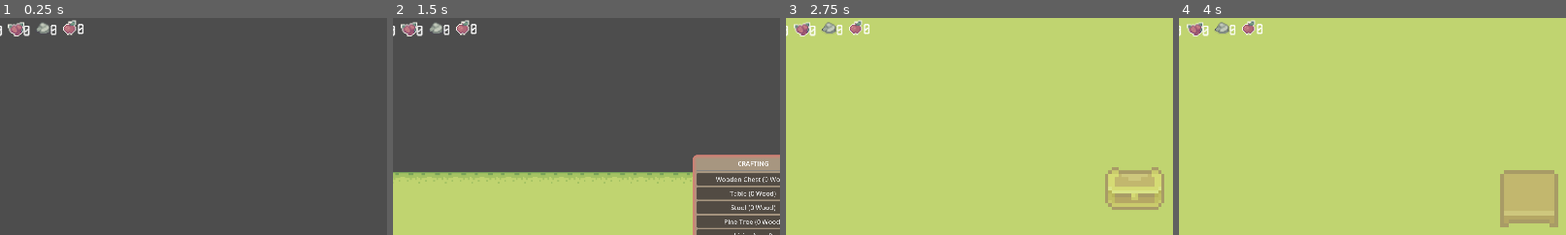
Above: before the commit, frames 1-4 (left to right).
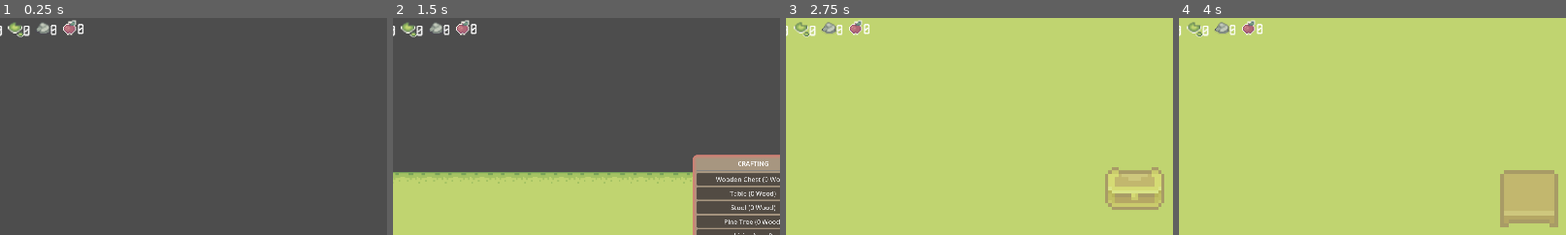
Above: after the commit, the same moments.

Repository: Cibelette/idydlle-New
Game: Godot game, scene res://Scenes/game.tscn
Same seed, same stepped clock (60 frames per second), same inputs: the game is played once before the commit and once after it.
Inputs (mouse positions are % of the whole screen's width and height, from its top left):
- Up to frame 1 (0.25 s): no input
- Up to frame 2 (1.5 s): tap Enter at 0.5 s; move the mouse to (72, 45) at 0.52 s; hold D (move_right) 0.53-1.28 s; hold C (toggle_crafting) 0.53-1.28 s; click (72, 45) at 0.67 s; move the mouse to (30, 55) at 1.27 s; hold S (move_down) from 1.28 s (still down); tap Mouse wheel up (zoom_in) at 1.35 s
- Up to frame 3 (2.75 s): release S (move_down) at 2 s; click "Wooden Chest (0 Wood)" at 2 s
- Up to frame 4 (4 s): click "Craft Menu (C)" at 2.75 s; click "Table (0 Wood)" at 3.5 s
The pictures show only the part of the screen within x 4-53%, y 0-50%; the shares and areas given below are measured in that part.

The runs differ from the first frame. In frame 1, 0.2% of the frame differs, in the area x 2-7%, y 1-9%; in frame 2, 0.2%; in frame 3, 0.2%; in frame 4, 0.2%.

Commit message:
added tween animation on notification + added leaf resource

Diff:
--- a/Ressources/Furnitures/Chest.tres
+++ b/Ressources/Furnitures/Chest.tres
@@ -47,4 +47,5 @@
 sprite_frames = SubResource("SpriteFrames_tnrkh")
 scale = 2.0
 bubble_texture = SubResource("AtlasTexture_gpyiv")
+bubble_offset = Vector2(0, -16)
 size = Vector2i(2, 1)
--- a/Ressources/Habitats/HabitatStool.tres
+++ b/Ressources/Habitats/HabitatStool.tres
@@ -1,19 +1,18 @@
 [gd_resource type="Resource" script_class="HabitatData" format=3 uid="uid://ciux1oxun18gv"]
 
 [ext_resource type="Script" uid="uid://bkuhhp5f81uqc" path="res://Scripts/Habitats/HabitatData.gd" id="1_ijabl"]
-[ext_resource type="Resource" uid="uid://dkca2tpu0yrm2" path="res://Ressources/Creatures/Cat.tres" id="1_ki07t"]
+[ext_resource type="Resource" uid="uid://dil8w8qd3k0fv" path="res://Ressources/Creatures/Chicken.tres" id="1_jur3e"]
 [ext_resource type="PackedScene" uid="uid://02fm25c7lmj4" path="res://Scenes/Creature.tscn" id="2_jur3e"]
-[ext_resource type="Script" path="res://Scripts/Habitats/RecipeItem.gd" id="3_recipeitem"]
+[ext_resource type="Script" uid="uid://whnko2ecmjpy" path="res://Scripts/Habitats/RecipeItem.gd" id="3_recipeitem"]
 
 [sub_resource type="Resource" id="Resource_stool"]
 script = ExtResource("3_recipeitem")
 furniture_type = 3
-amount = 1
 
 [resource]
 script = ExtResource("1_ijabl")
 habitat_name = "Stool"
 recipe_items = Array[ExtResource("3_recipeitem")]([SubResource("Resource_stool")])
 creature_scene = ExtResource("2_jur3e")
-creature_data = ExtResource("1_ki07t")
+creature_data = ExtResource("1_jur3e")
 metadata/_custom_type_script = "uid://bkuhhp5f81uqc"
--- a/Ressources/Items/BerryVisual.tres
+++ b/Ressources/Items/BerryVisual.tres
@@ -10,6 +10,6 @@
 [resource]
 script = ExtResource("1_8wwwn")
 name = "Berries"
-type = 3
+type = 4
 cost = 5
 sprite = SubResource("AtlasTexture_berry")
--- /dev/null
+++ b/Ressources/Items/LeafVisual.tres
@@ -0,0 +1,15 @@
+[gd_resource type="Resource" script_class="ResourceVisualData" format=3 uid="uid://2kyrh07dpbgv"]
+
+[ext_resource type="Script" uid="uid://bojic1is5b2ho" path="res://Scripts/Items/ResourceVisualData.gd" id="1_a4lq1"]
+[ext_resource type="Texture2D" uid="uid://bes5p4jeu47ke" path="res://Assets/Objects/Basic Grass Biom things 1.png" id="2_24qbt"]
+
+[sub_resource type="AtlasTexture" id="AtlasTexture_stone"]
+atlas = ExtResource("2_24qbt")
+region = Rect2(128, 63.54551, 16, 15.454491)
+
+[resource]
+script = ExtResource("1_a4lq1")
+name = "Leaf"
+type = 3
+cost = 15
+sprite = SubResource("AtlasTexture_stone")
--- a/Scenes/resource_counter.tscn
+++ b/Scenes/resource_counter.tscn
@@ -1,17 +1,17 @@
-[gd_scene load_steps=5 format=3 uid="uid://pwqshwpwjb57"]
+[gd_scene format=3 uid="uid://pwqshwpwjb57"]
 
 [ext_resource type="FontFile" uid="uid://duvw337a7kvgq" path="res://Assets/Sprout Lands - UI Pack - Basic pack/fonts/pixelFont-7-8x14-sproutLands.ttf" id="1_nxvpl"]
-[ext_resource type="Script" path="res://Scripts/ResourceCounter.gd" id="1_script"]
+[ext_resource type="Script" uid="uid://b46ajwp2vybi0" path="res://Scripts/ResourceCounter.gd" id="1_script"]
 [ext_resource type="Texture2D" uid="uid://bnfmh1mrrdpos" path="res://Assets/Objects/Basic_tools_and_meterials.png" id="2_dewlx"]
 
-[node name="resource_counter" type="Control"]
+[node name="resource_counter" type="Control" unique_id=1164250319]
 layout_mode = 3
 anchors_preset = 0
 offset_right = 40.0
 offset_bottom = 40.0
 script = ExtResource("1_script")
 
-[node name="Label" type="Label" parent="."]
+[node name="Label" type="Label" parent="." unique_id=1548775312]
 layout_mode = 0
 offset_left = 19.0
 offset_top = -9.0
@@ -21,7 +21,7 @@
 theme_override_font_sizes/font_size = 32
 text = "0"
 
-[node name="Sprite2D" type="Sprite2D" parent="."]
+[node name="Sprite2D" type="Sprite2D" parent="." unique_id=420046058]
 scale = Vector2(2.5, 2.5)
 texture = ExtResource("2_dewlx")
 region_enabled = true
--- a/Scripts/Items/BubbleIndicator.gd
+++ b/Scripts/Items/BubbleIndicator.gd
@@ -2,6 +2,8 @@
 class_name BubbleIndicator
 
 var icon_sprite: Sprite2D = null
+var base_position: Vector2 = Vector2.ZERO
+var bob_tween: Tween = null
 
 func _ready():
 	# Create the resource icon sprite as a child of the bubble
@@ -13,6 +15,7 @@
 func setup(bubble_texture: Texture2D, offset: Vector2, scale_factor: float = 1.0):
 	texture = bubble_texture
 	position = offset * scale_factor
+	base_position = position
 	z_index = 10 # Draw above other elements
 
 ## Show the bubble with a specific resource icon texture
@@ -22,10 +25,36 @@
 	if icon_texture:
 		icon_sprite.texture = icon_texture
 		icon_sprite.scale = icon_scale
-		visible = true
+		if not visible:
+			visible = true
+			start_bobbing()
 	else:
-		visible = false
+		hide_bubble()
 
 ## Hide the bubble indicator
 func hide_bubble():
 	visible = false
+	stop_bobbing()
+
+## Start a looping bobbing animation to float the bubble gently up and down
+func start_bobbing():
+	stop_bobbing()
+
+	position = base_position
+
+	bob_tween = create_tween().set_loops()
+	# Float up by 3 pixels over 1.2 seconds smoothly
+	bob_tween.tween_property(self, "position", base_position + Vector2(0, -3), 1.2)\
+		.set_trans(Tween.TRANS_SINE)\
+		.set_ease(Tween.EASE_OUT)
+	# Float back down
+	bob_tween.tween_property(self, "position", base_position, 1.2)\
+		.set_trans(Tween.TRANS_SINE)\
+		.set_ease(Tween.EASE_IN_OUT)
+
+## Stop the bobbing animation and reset position
+func stop_bobbing():
+	if bob_tween:
+		bob_tween.kill()
+		bob_tween = null
+	position = base_position
--- a/Scripts/Types.gd
+++ b/Scripts/Types.gd
@@ -5,6 +5,7 @@
 	NONE,
 	WOOD,
 	STONE,
+	LEAF,
 	BERRY,
 	COINS,
 	FRUIT
@@ -24,6 +25,7 @@
 	match type:
 		ResourceType.WOOD: return "Wood"
 		ResourceType.STONE: return "Stone"
+		ResourceType.LEAF: return "Leaf"
 		ResourceType.BERRY: return "Berry"
 		ResourceType.COINS: return "Coins"
 		ResourceType.FRUIT: return "Fruit"
@@ -33,6 +35,7 @@
 	match s.to_lower():
 		"wood": return ResourceType.WOOD
 		"stone": return ResourceType.STONE
+		"leaf": return ResourceType.LEAF
 		"berry": return ResourceType.BERRY
 		"coins": return ResourceType.COINS
 		"fruit": return ResourceType.FRUIT
